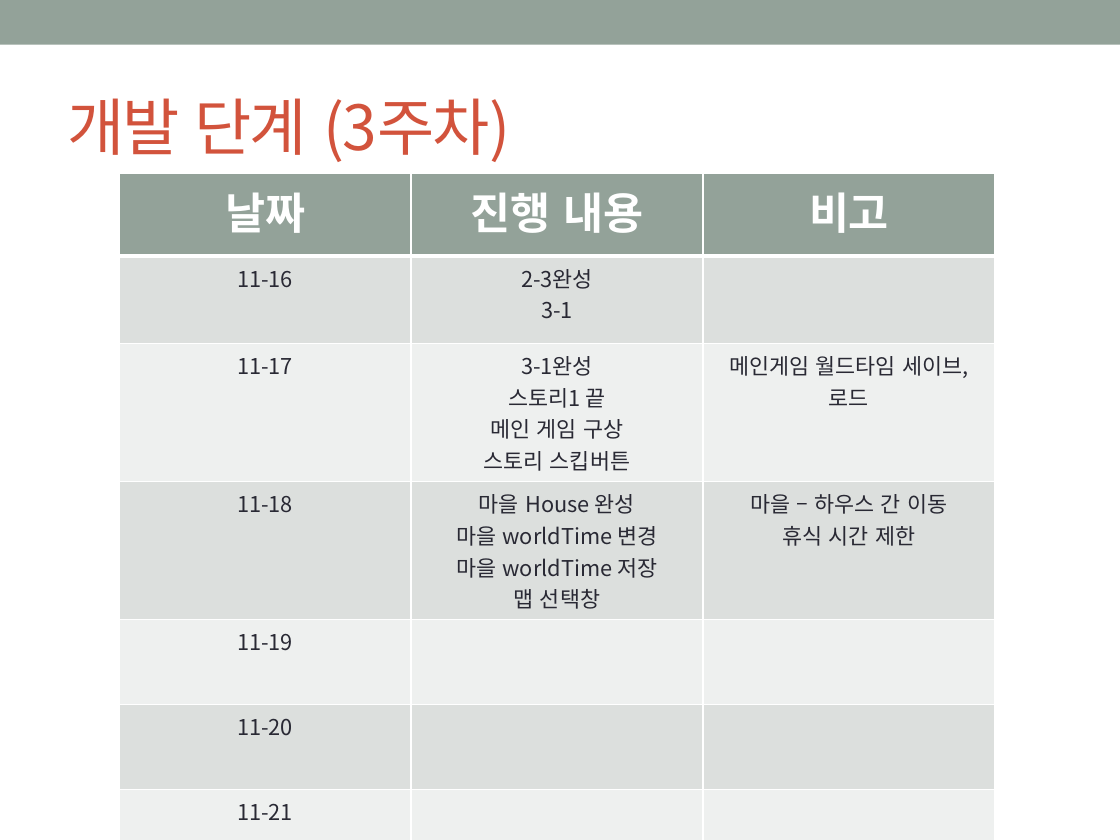
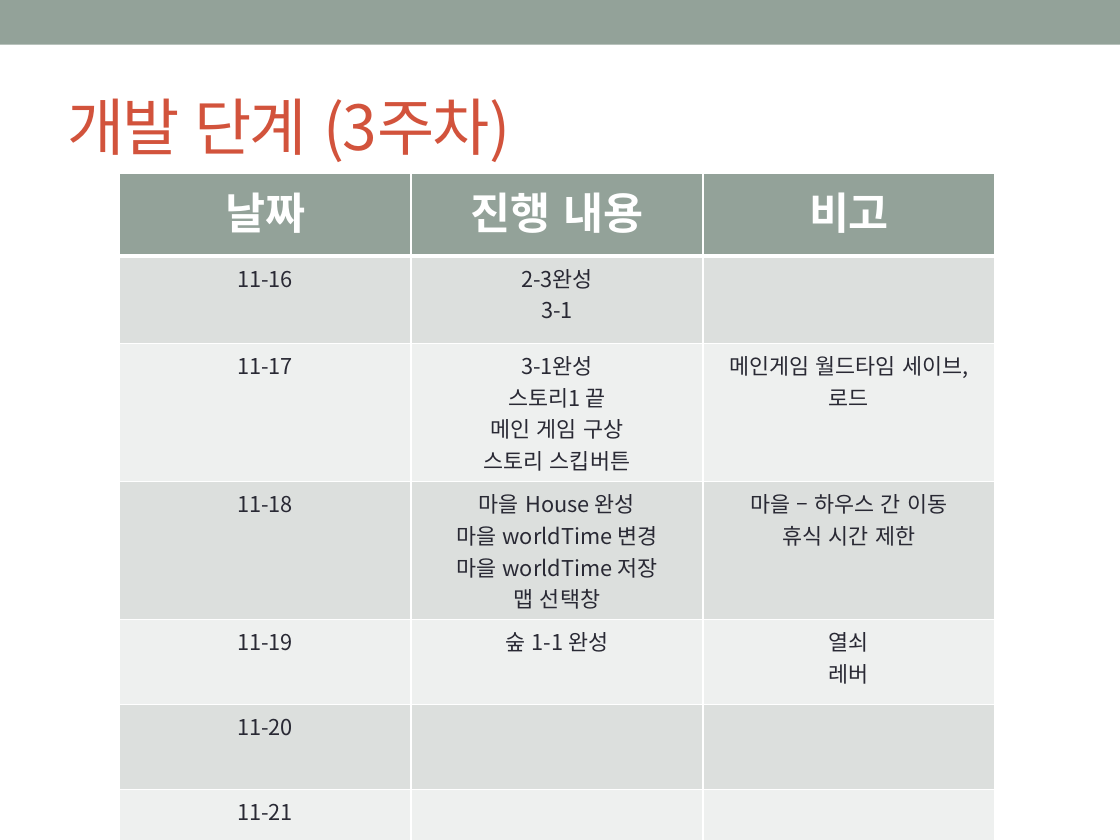
Before and after one commit to zkem4wkd/Unity3D, a slide deck: slide 15 of 2D Personal Game Project/새 Microsoft PowerPoint 프레젠테이션.pptx. Drawn at 1120x840 pixels with LibreOffice and Linux fonts; fonts in the diff are those of the drawing. Boxes give left, top, right and bottom in pixels: in the first picture for what was removed or moved away, otherwise in the second. Text is boxed around its words. In the diff, an @@ line names an element or a change of style, - is before the commit and + after.

```diff
--- a/2D Personal Game Project/새 Microsoft PowerPoint 프레젠테이션.pptx
+++ b/2D Personal Game Project/새 Microsoft PowerPoint 프레젠테이션.pptx
@@ table at [119,174,996,839] @@
-row 5, column 2: 
+row 5, column 2: 숲 1-1 완성
-row 5, column 3: 
+row 5, column 3: 열쇠 / 레버
```
